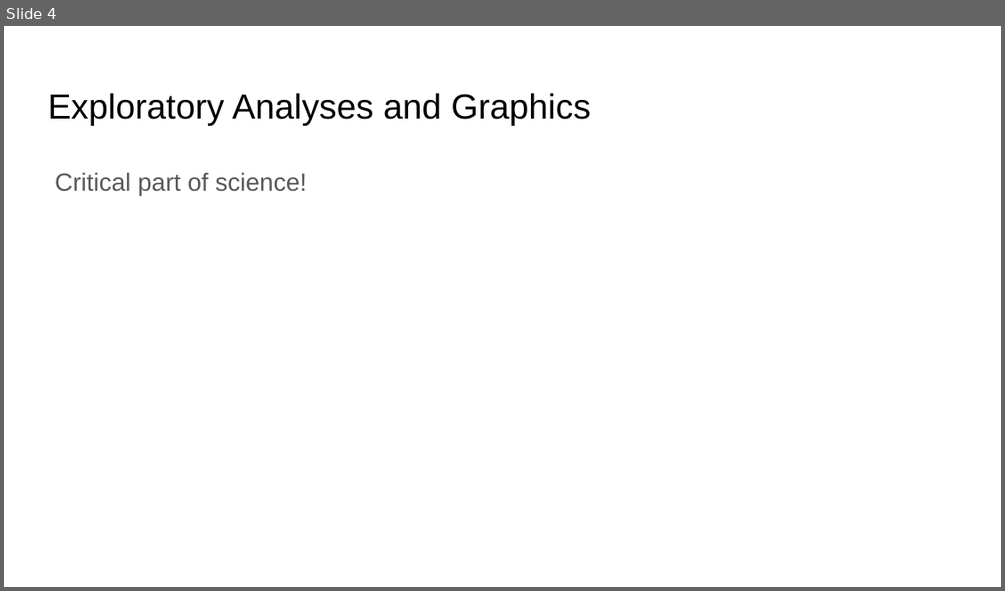
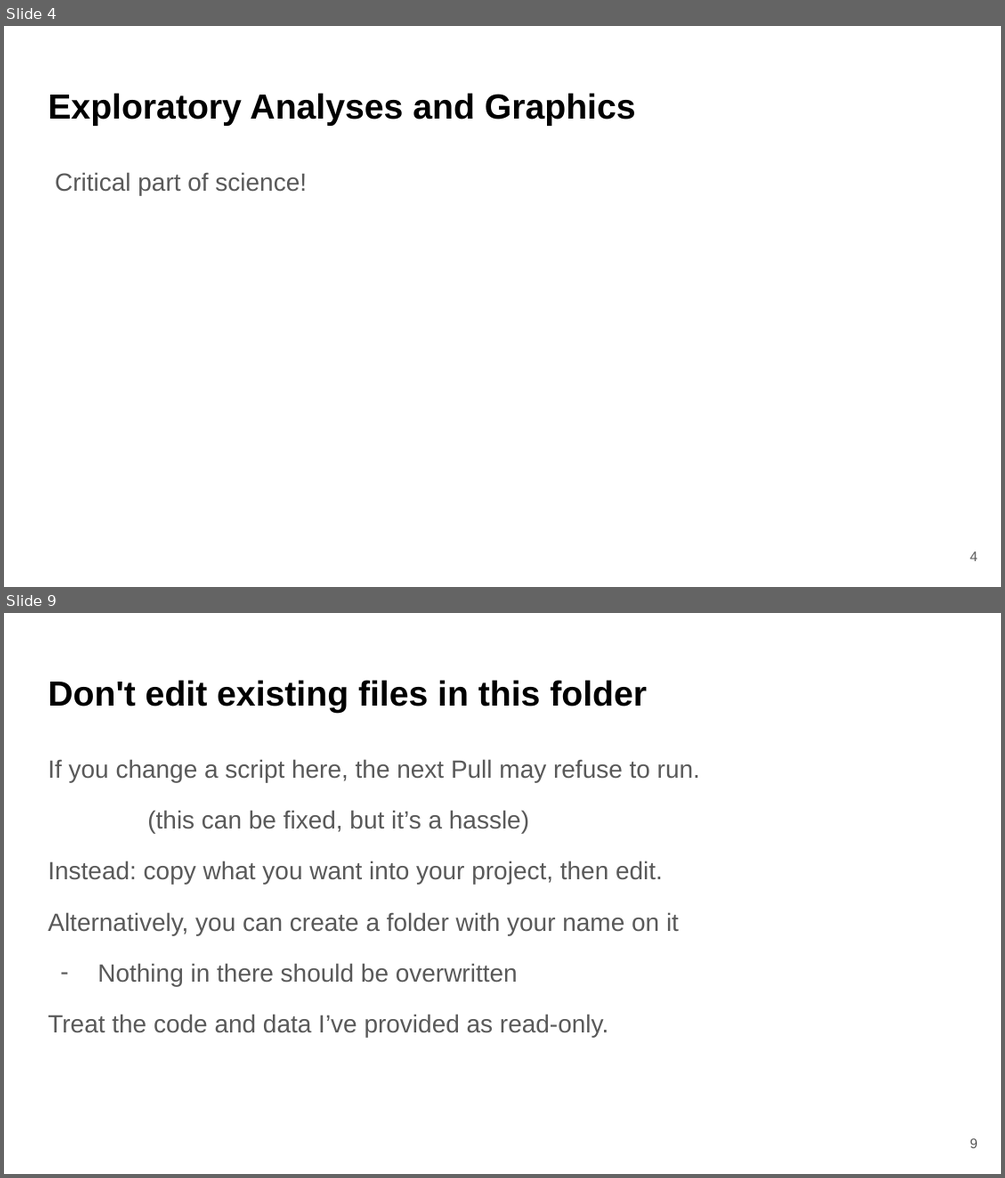
Before and after one commit to bmaitner/biometry_course, a slide deck: lectures/Lecture_05_exploratory_analyses_I.pptx. Shown one above the other, each under a label of ours: slide 4 before the commit, slides 4 and 9 after it; the slides between them are not shown. The pictures are 1005x591 and 1005x1178 pixels, drawn with LibreOffice and Linux fonts; fonts in the diff are those of the drawing. Boxes give left, top, right and bottom in pixels: in the first picture for what was removed or moved away, otherwise in the second. Text is boxed around its words. In the diff, an @@ line names an element or a change of style, - is before the commit and + after.

```diff
--- a/lectures/Lecture_05_exploratory_analyses_I.pptx
+++ b/lectures/Lecture_05_exploratory_analyses_I.pptx
@@ slide 9 added at bbox=[4, 613, 1001, 1174], background #FFFFFF @@
@@ title added at bbox=[48, 680, 647, 713], 25.2 pt, text #000000, bold @@
+Don't edit existing files in this folder
@@ text added at bbox=[48, 759, 700, 1037], 18 pt, text #595959 @@
+If you change a script here, the next Pull may refuse to run.
+(this can be fixed, but it’s a hassle)
+Instead: copy what you want into your project, then edit.
+Alternatively, you can create a folder with your name on it
+– Nothing in there should be overwritten
+Treat the code and data I’ve provided as read-only.
@@ page number added at bbox=[970, 1138, 978, 1148], 10 pt, text #595959 @@
+9
@@ slide 4 changed as well @@
@@ title "Exploratory Analyses and Graphics" at bbox=[48, 93, 636, 126]: bold on @@
@@ page number added at bbox=[970, 551, 978, 561], 10 pt, text #595959 @@
+4
```
Also in this commit, not shown: 5 other slides changed, 21 other slides added, 1 other file.
